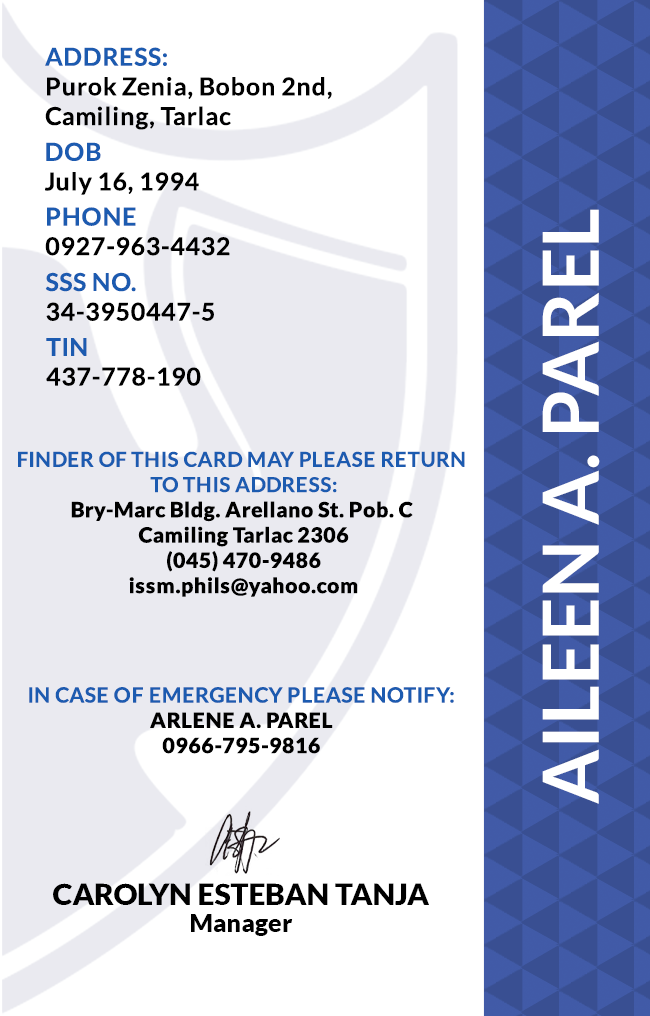
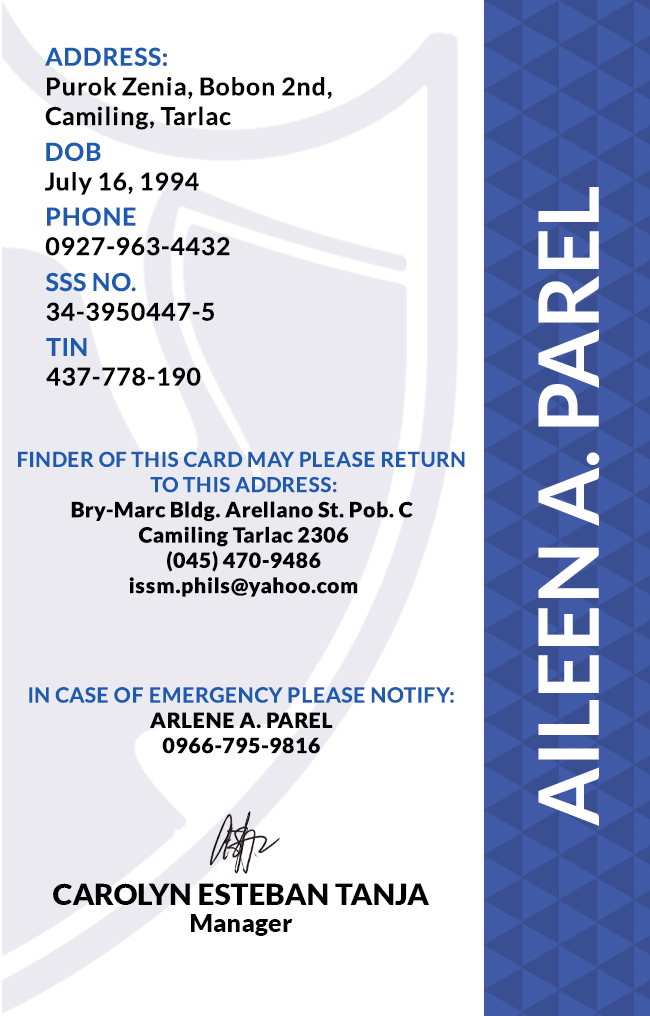
Before/after of a 650 x 1016 layered artwork. What changed in the layer stack:
painted on "AILEEN A. PAREL" over (538, 187, 600, 826)
